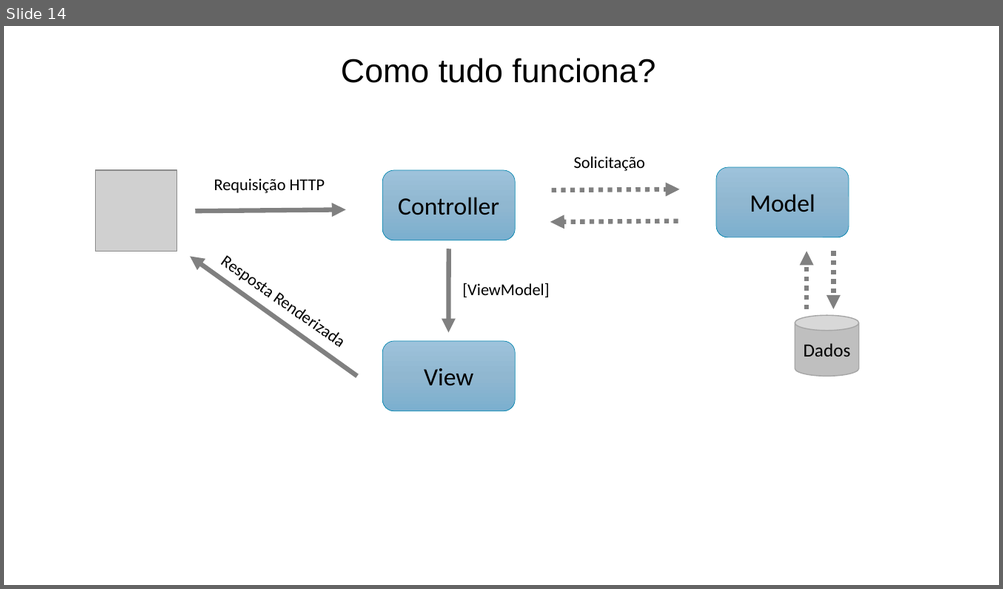
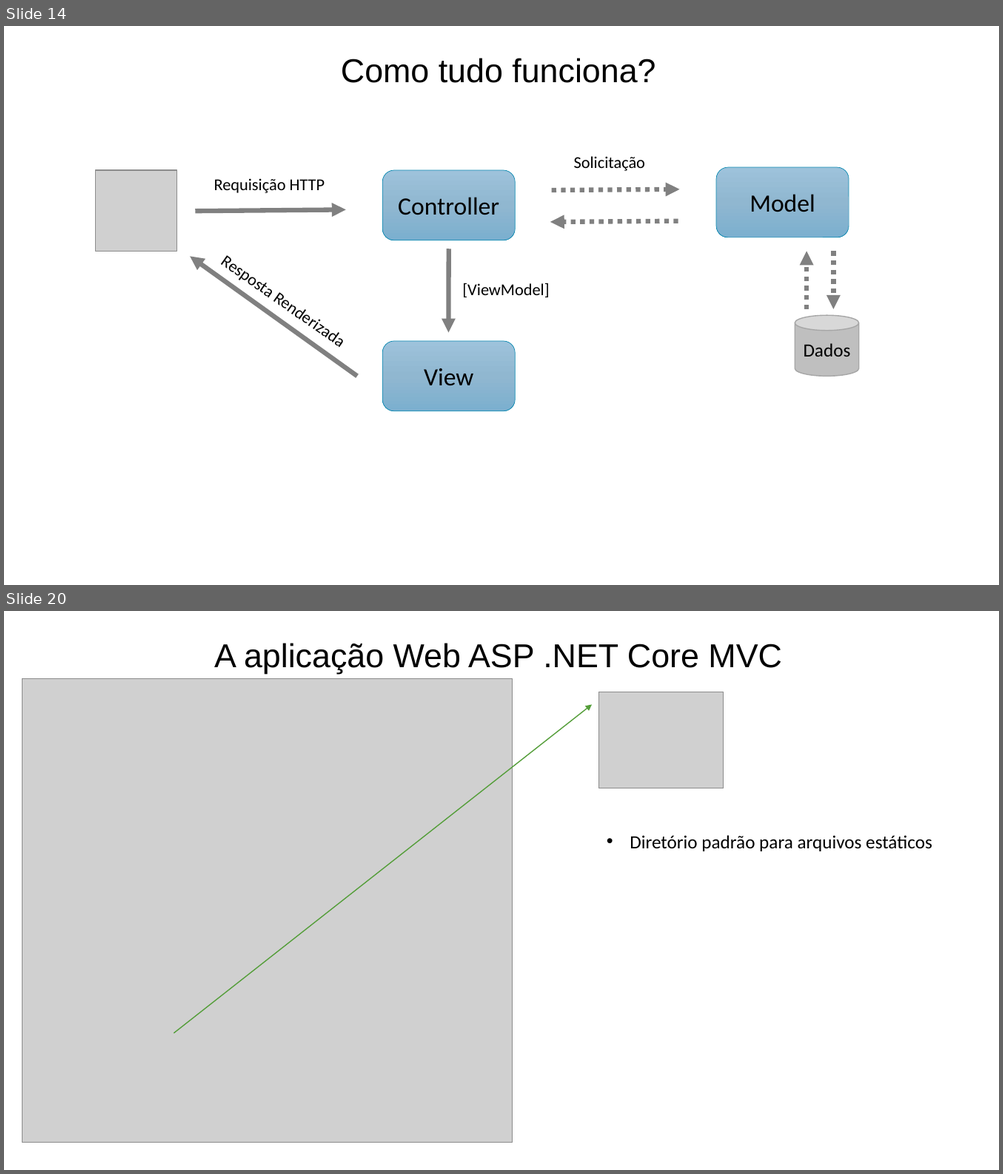
Before and after one commit to prodest/workshop-aspnet-core-mvc, a slide deck: workshop-aspnet-core-mvc.pptx. Shown one above the other, each under a label of ours: slide 14 before the commit, slides 14 and 20 after it; the slides between them are not shown. The pictures are 1003x589 and 1003x1174 pixels, drawn with LibreOffice and Linux fonts; fonts in the diff are those of the drawing; grey boxes stand for pictures; background and template pictures are left out. Boxes give left, top, right and bottom in pixels: in the first picture for what was removed or moved away, otherwise in the second. Text is boxed around its words. In the diff, an @@ line names an element or a change of style, - is before the commit and + after.

Commit message:
Criação do projeto para o workshop (empty project)

```diff
--- a/workshop-aspnet-core-mvc.pptx
+++ b/workshop-aspnet-core-mvc.pptx
@@ slide 20 added at (4, 611, 999, 1170), background #FFFFFF @@
@@ text added at (214, 643, 782, 674), 32 pt, text #000000 @@
+A aplicação Web ASP .NET Core MVC
@@ picture added at (22, 679, 513, 1143) @@
@@ picture added at (600, 692, 724, 789) @@
@@ arrow added from (174, 1034) to (592, 705), #549E39 1 pt @@
@@ text added at (629, 835, 932, 851), 18 pt, text #000000 @@
+• Diretório padrão para arquivos estáticos
```
Also in this commit, not shown: 10 other slides added, 6 other files.
